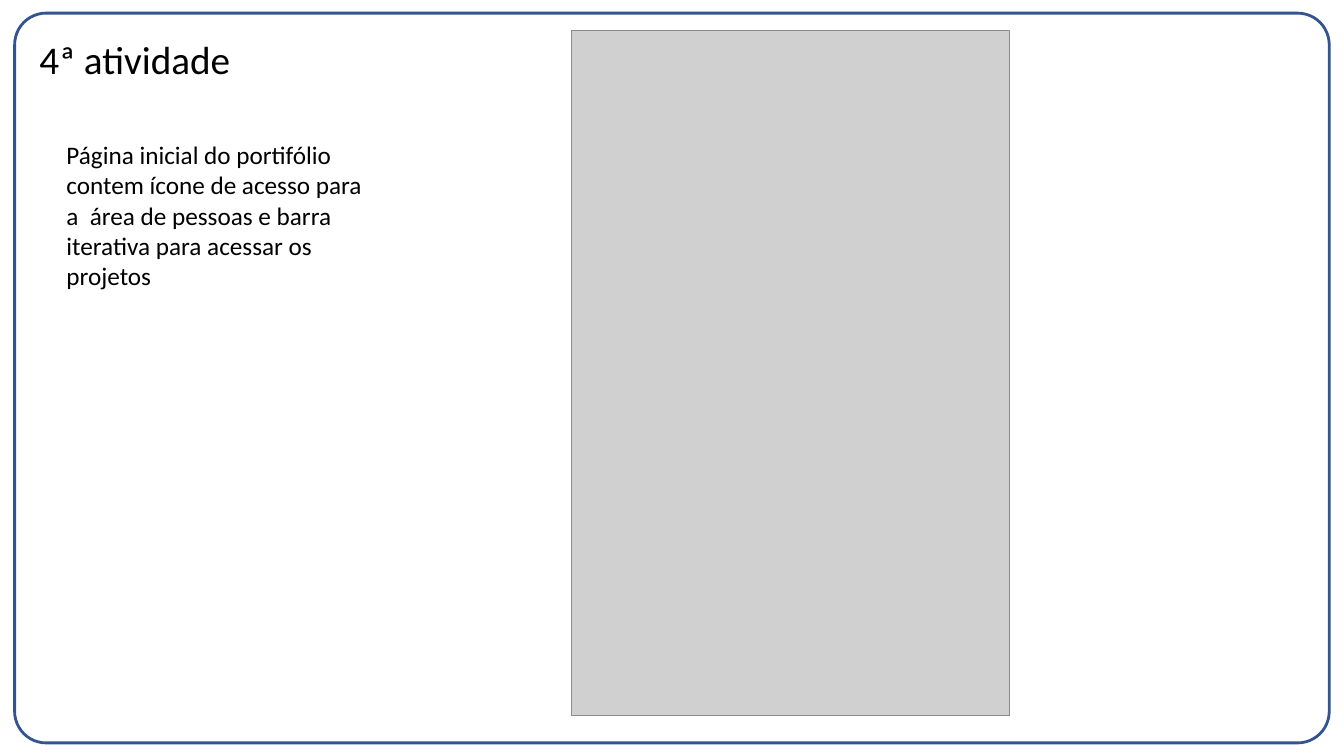
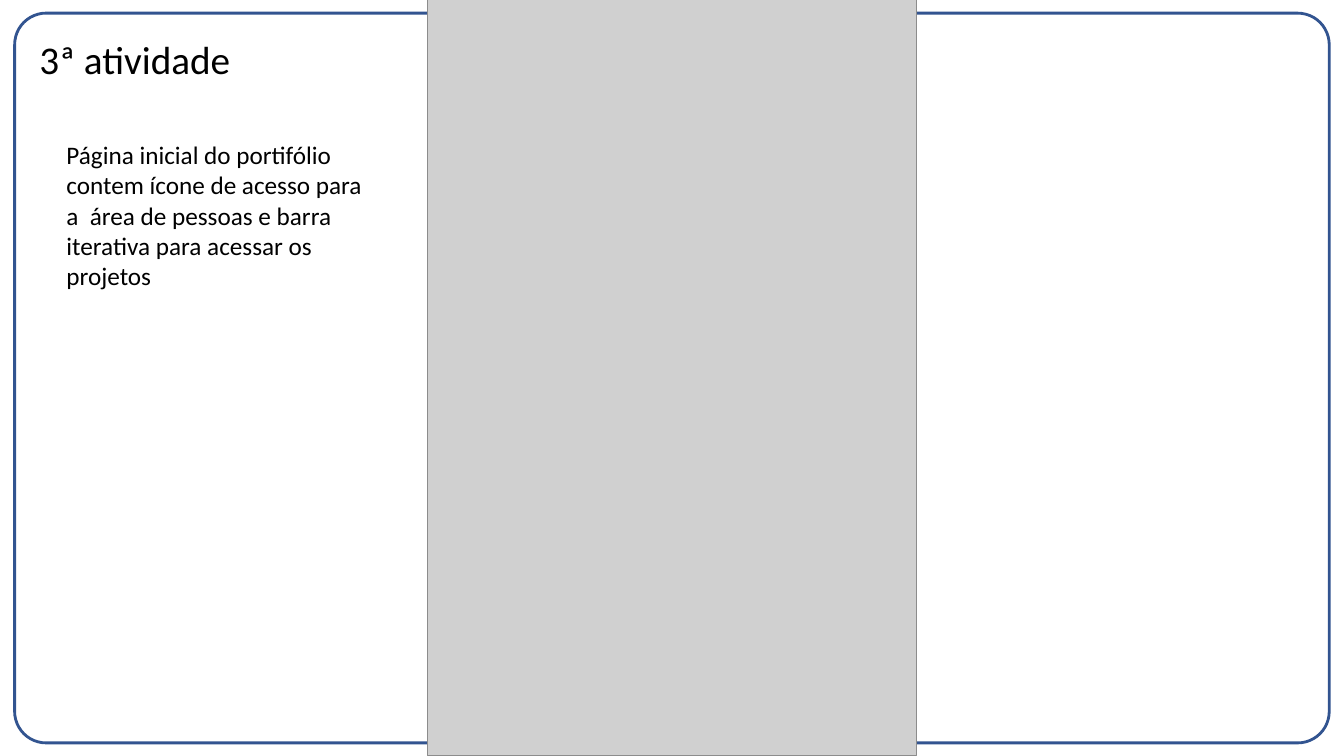
Before and after one commit to betofr1/co-design, a slide deck: slide 9 of Projeto 1/Entrega01.pptx (slide 10 before the commit). Drawn at 1344x756 pixels with LibreOffice and Linux fonts; fonts in the diff are those of the drawing; grey boxes stand for pictures. Boxes give left, top, right and bottom in pixels: in the first picture for what was removed or moved away, otherwise in the second. Text is boxed around its words. In the diff, an @@ line names an element or a change of style, - is before the commit and + after.

```diff
--- a/Projeto 1/Entrega01.pptx
+++ b/Projeto 1/Entrega01.pptx
@@ picture resized from (x1=572, y1=30, x2=1010, y2=716) to (x1=427, y1=0, x2=917, y2=756) @@
@@ title at (x1=39, y1=46, x2=230, y2=75): text changed @@
-4ª atividade
+3ª atividade
```
Also in this commit, not shown: 2 other slides changed, 1 slide added, 1 slide removed, 6 other files.
